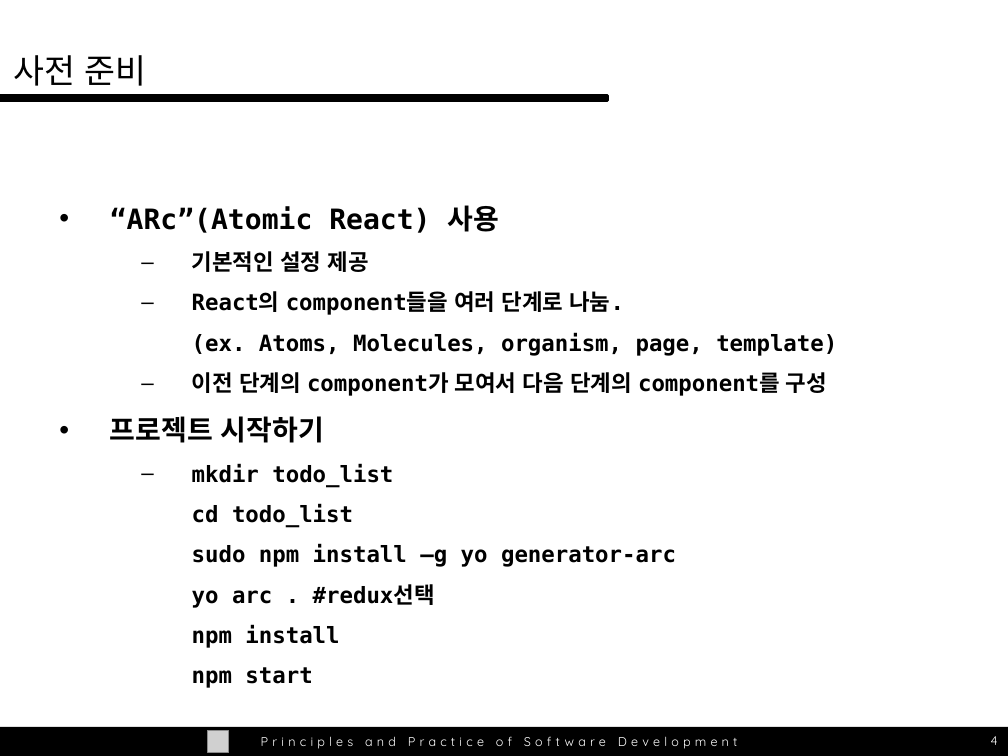
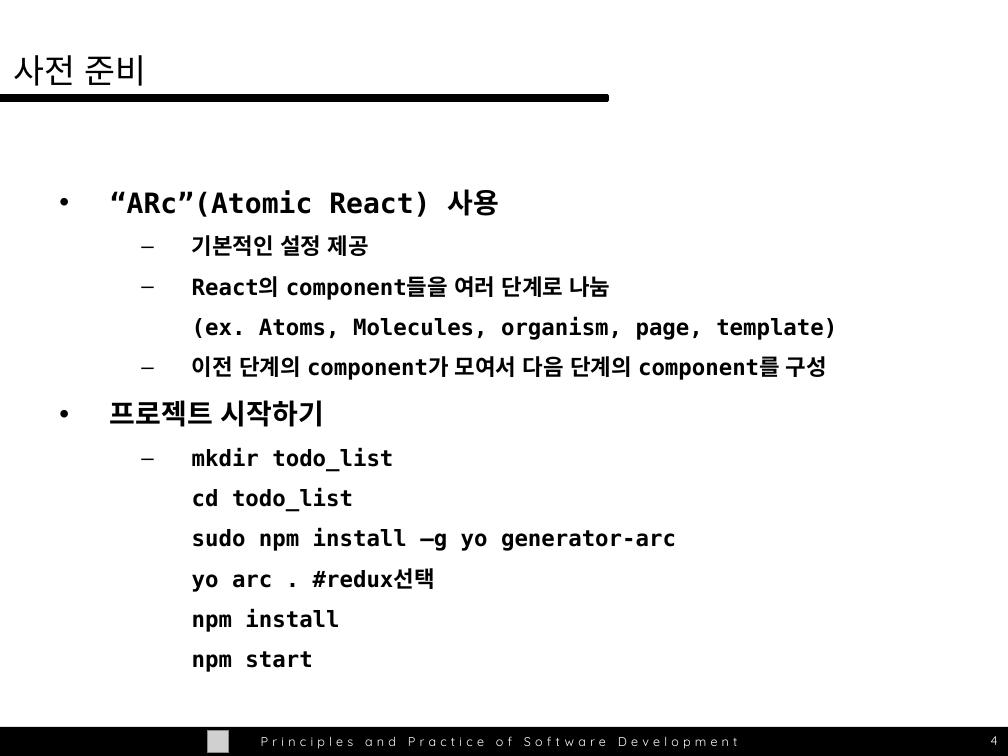
Before and after one commit to wlxyzlw/swpp201701, a slide deck: slide 4 of ta-session/swpp_04.10_redux.pptx. Drawn at 1008x756 pixels with LibreOffice and Linux fonts; fonts in the diff are those of the drawing; grey boxes stand for pictures. Boxes give left, top, right and bottom in pixels: in the first picture for what was removed or moved away, otherwise in the second. Text is boxed around its words. In the diff, an @@ line names an element or a change of style, - is before the commit and + after.

```diff
--- a/ta-session/swpp_04.10_redux.pptx
+++ b/ta-session/swpp_04.10_redux.pptx
@@ text "“ARc”(Atomic React) 사용": place and size @@
-text "“ARc”(Atomic React) 사용" at [110,205,837,688]
+text "“ARc”(Atomic React) 사용" at [110,189,837,672]
@@ text at [192,276,837,340]: text changed @@
-  – React의 component들을 여러 단계로 나눔.
-    (ex. Atoms, Molecules, organism, page, template)
+  – React의 component들을 여러 단계로 나눔
+    (ex. Atoms, Molecules, organism, page, template)
```
Also in this commit, not shown: 29 other slides changed, 1 slide removed.
